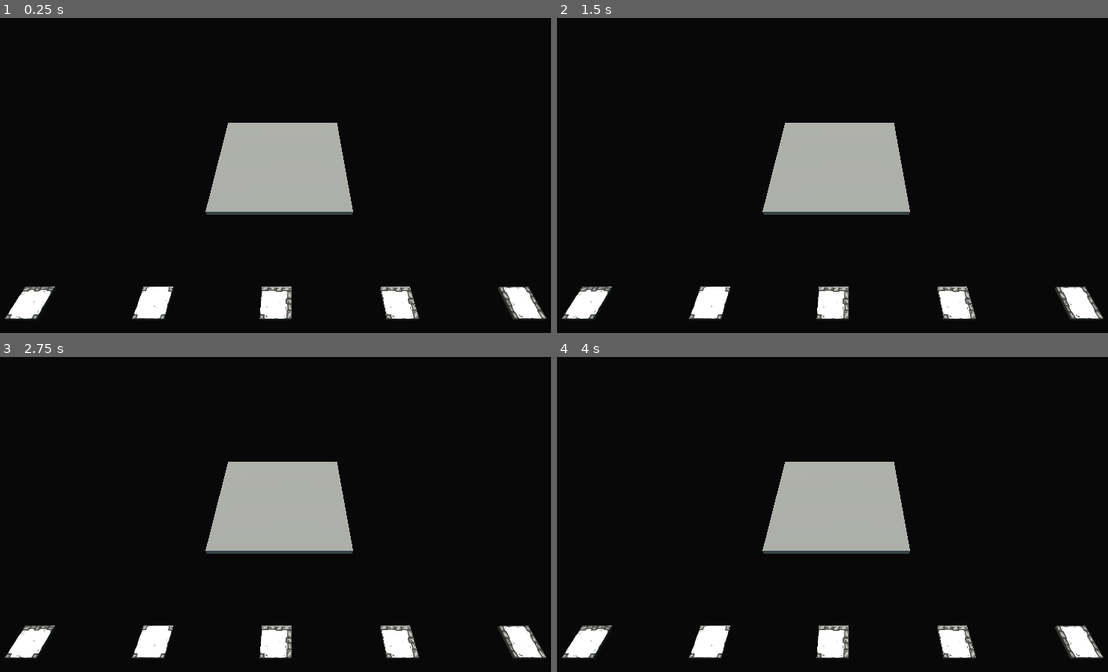
Above: before the commit, frames 1-4 (two rows, left to right).
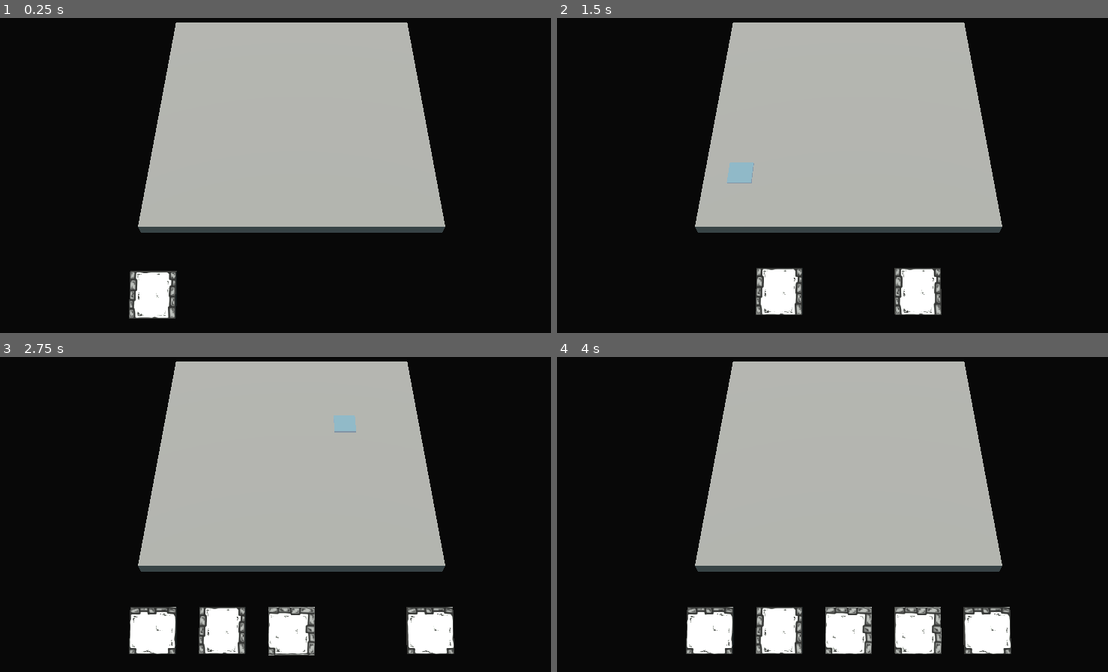
Above: after the commit, the same moments.

Repository: Cybierre-Koffee-Studio/GameOff2023
Game: Godot game, scene res://scenes/main.tscn
Same seed, same stepped clock (60 frames per second), same inputs: the game is played once before the commit and once after it.
Inputs (mouse positions are in pixels of both pictures, inside the frame that each line leads up to):
- Up to frame 1 (0.25 s): no input
- Up to frame 2 (1.5 s): move the mouse to (981, 147) at 0.52 s; click (981, 147) at 0.67 s; move the mouse to (727, 181) at 1.27 s; click (727, 181) at 1.42 s
- Up to frame 3 (2.75 s): move the mouse to (352, 429) at 2.02 s; click (352, 429) at 2.17 s
- Up to frame 4 (4 s): tap Enter at 2.75 s; move the mouse to (815, 571) at 2.77 s; click (815, 571) at 2.92 s; tap Space at 3.5 s; move the mouse to (1030, 555) at 3.52 s; click (1030, 555) at 3.67 s

The runs differ from the first frame. In frame 1, 29% of the frame differs, in the area x 0-100%, y 1-96%; in frame 2, 32%; in frame 3, 33%; in frame 4, 34%.
Error after the commit: Invalid assignment of property or key 'position' with value of type 'Vector3' on a base object of type 'Nil'. (res://scenes/plateau/plateau.gd:26)

Commit message:
tweenisation des tuiles de la main + ajustements par rapport à la caméra

Diff:
--- a/godot/scenes/hand/hand.gd
+++ b/godot/scenes/hand/hand.gd
@@ -22,13 +22,18 @@
     pass
 
 func deal_hand(nb_tiles):
+    var tween = create_tween()
+    var i = 0
     for t in range(nb_tiles):
         var tile = possible_tiles.pick_random().instantiate()
         tile.connect("select_tile", on_select_tile)
         #var tile = tile_empty.instantiate()
         tile.position = tile_markers[t].position
+        tile.position.z += 30
         current_hand.append(tile)
         add_child(tile)
+        tween.parallel().tween_property(tile, "position:z", tile.position.z - 30, 0.3).set_trans(Tween.TRANS_CUBIC).set_ease(Tween.EASE_OUT).set_delay(i * 0.15)
+        i += 1
     pass
 
 func on_select_tile(tile):
--- a/godot/scenes/hand/hand.tscn
+++ b/godot/scenes/hand/hand.tscn
@@ -6,19 +6,19 @@
 script = ExtResource("1_5lhvt")
 
 [node name="Tile1" type="Marker3D" parent="."]
+transform = Transform3D(1, 0, 0, 0, 1, 0, 0, 0, 1, -6, 0, -3)
+
+[node name="Tile2" type="Marker3D" parent="."]
+transform = Transform3D(1, 0, 0, 0, 1, 0, 0, 0, 1, -3, 0, -3)
+
+[node name="Tile3" type="Marker3D" parent="."]
 transform = Transform3D(1, 0, 0, 0, 1, 0, 0, 0, 1, 0, 0, -3)
 
-[node name="Tile2" type="Marker3D" parent="."]
-transform = Transform3D(1, 0, 0, 0, 1, 0, 0, 0, 1, 8, 0, -3)
-
-[node name="Tile3" type="Marker3D" parent="."]
-transform = Transform3D(1, 0, 0, 0, 1, 0, 0, 0, 1, 16, 0, -3)
-
 [node name="Tile4" type="Marker3D" parent="."]
-transform = Transform3D(1, 0, 0, 0, 1, 0, 0, 0, 1, 24, 0, -3)
+transform = Transform3D(1, 0, 0, 0, 1, 0, 0, 0, 1, 3, 0, -3)
 
 [node name="Tile5" type="Marker3D" parent="."]
-transform = Transform3D(1, 0, 0, 0, 1, 0, 0, 0, 1, 32, 0, -3)
+transform = Transform3D(1, 0, 0, 0, 1, 0, 0, 0, 1, 6, 0, -3)
 
 [node name="DirectionalLight3D" type="DirectionalLight3D" parent="."]
 transform = Transform3D(1, 0, 0, 0, -0.813314, 0.581825, 0, -0.581825, -0.813314, 0, 56.2712, 0)
--- a/godot/scenes/main.gd
+++ b/godot/scenes/main.gd
@@ -3,7 +3,7 @@
 
 # Called when the node enters the scene tree for the first time.
 func _ready():
-    $Plateau.connect("tile_placed", $Hand.on_tile_placed)
+    $Plateau.connect("tile_placed", $hand.on_tile_placed)
     pass # Replace with function body.
 
 # Called every frame. 'delta' is the elapsed time since the previous frame.
--- a/godot/scenes/main.tscn
+++ b/godot/scenes/main.tscn
@@ -12,9 +12,9 @@
 script = ExtResource("1_mync3")
 
 [node name="Camera3D" type="Camera3D" parent="."]
-transform = Transform3D(1, 0, 0, 0, 0.707107, 0.707107, 0, -0.707107, 0.707107, 1, 20, 20.097)
+transform = Transform3D(1, 0, 0, 0, 0.573576, 0.819152, 0, -0.819152, 0.573576, 0, 19, 16)
 environment = SubResource("Environment_vyuhg")
-fov = 60.0
+fov = 35.0
 
 [node name="DirectionalLight3D" type="DirectionalLight3D" parent="."]
 transform = Transform3D(-0.5, 0.75, -0.433013, 1.49012e-08, 0.5, 0.866025, 0.866025, 0.433013, -0.25, -10.325, 11.9861, -8.74714)
@@ -27,5 +27,5 @@
 
 [node name="Plateau" parent="." instance=ExtResource("2_8jvwn")]
 
-[node name="Hand" parent="." instance=ExtResource("2_cdqrf")]
-transform = Transform3D(1, 0, 0, 0, 1, 0, 0, 0, 1, -16, 0, 16)
+[node name="hand" parent="." instance=ExtResource("2_cdqrf")]
+transform = Transform3D(0.8, 0, 0, 0, 0.69282, -0.4, 0, 0.4, 0.69282, 0, 0, 11)
